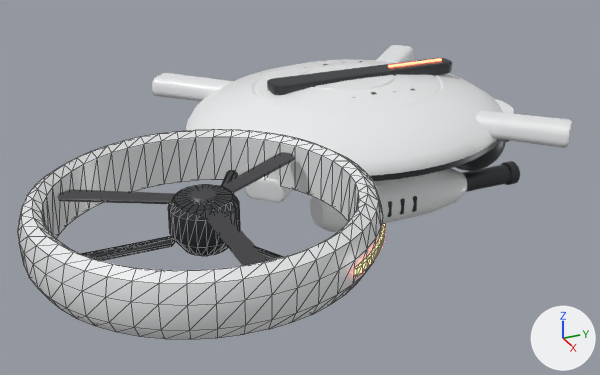
A saved change to the glTF model assets/models/robots/drone.glb.
Rendered twice from a 50 mm lens placed at (1.013, -0.531, 0.412), pointed at (0.109, -0.124, -0.041). Lighting does not change. The marker at lower right points along +X, +Y and +Z. The first picture is the older version. Mesh edges are drawn as thin lines on the coarser meshes. Vertices at exactly the same position are counted once.

Names of what the first picture shows: 'blades', 'core', 'gun', 'rotor', 'sensor'.
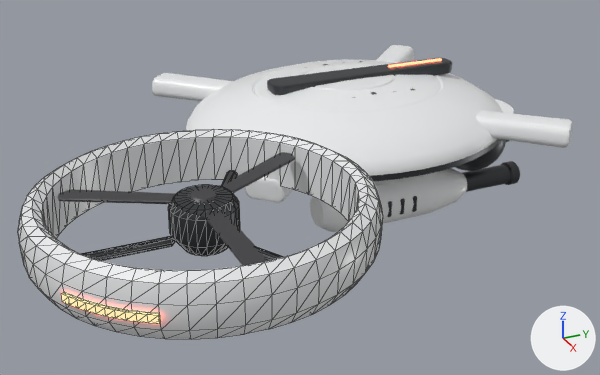
What the commit changed:
me_rotor has 550 vertices, 1076 faces and spans x -0.171..0.171, y -0.171..0.171, z -0.03..0.034.
me_rotor is used by ob_rotor; location (0.32, -0.32, 0.05).
me_rotor part 1: the loose piece of 44 vertices spanning x 0.085..0.15, y 0.085..0.15, z -0.004..0.004 is turned -90 degrees about the z axis through the mesh origin.

Where the change shows, as pixel boxes (x1, y1, x2, y2) in the pictures (600 x 375 px; the box of a moved part takes in the faces that stretch with it):
'rotor', reshaped: before (18, 129, 386, 339); after (18, 129, 383, 339)
part 1 of me_rotor, moved or reshaped: before (354, 224, 386, 277); after (61, 292, 161, 324)
